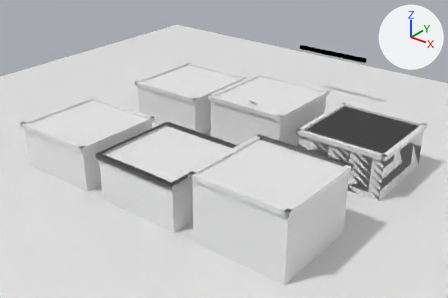
Renders of the Blender file scene02.blend from each side of a commit.
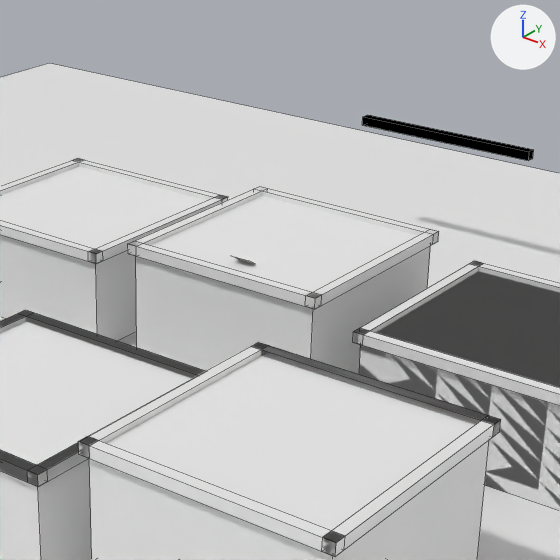
Each version appears first whole from a camera (50 mm lens) standing at (79.3, -91.4, 65.6) and looking at (-2.6, 10.9, 2.1), and next in a close-up on the part from 35% to 84% of the width and 0% to 74% of the height. The axes (+X, +Y, +Z) are drawn at upper right. The lights are the same throughout. The close-ups show mesh edges as thin lines.
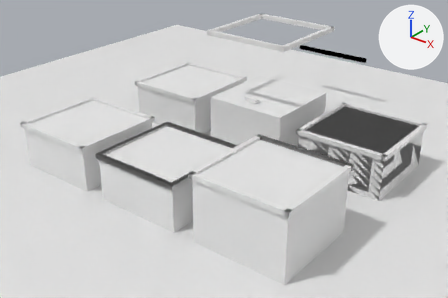
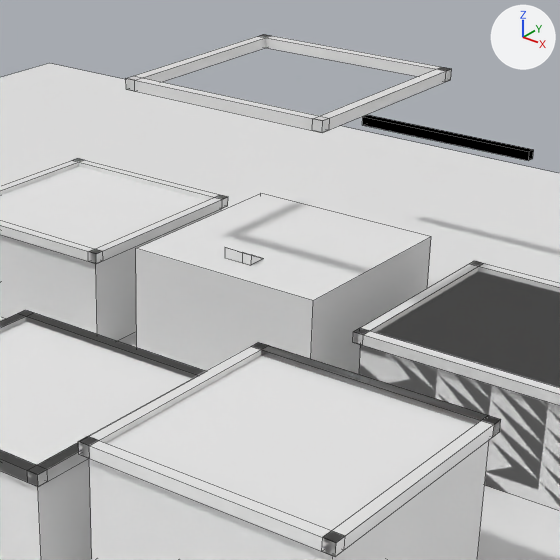
What differs and where, as boxes [x1, y1, x2, y2] in the close-ups (560 x 560 px):
'Cube.024', moved: before [128, 186, 439, 309]; after [126, 34, 452, 133]
'Plane.001', reshaped, moved, turned: before [233, 256, 254, 264]; after [225, 248, 263, 265]
part 1 of me_plane_001, added: after [225, 248, 263, 265]

What changed in the scene script:
```text
Change me_plane_001:
    where me_plane_001.from_pydata(...)  # 4 vertices, 1 face; spans x -1.0..1.0, y -1.0..1.0, z 0.0
    used by ob_plane_001; location = (0.17, 18.44, 12.21); rotation_euler = (8.873, 0.0, 0.0), in degrees (148, 0, 0)
    verts and faces of me_plane_001; kept vertices keep their numbers, new ones are numbered from 4
    before: 1 (1.0, -1.0, 0.0), 2 (-1.0, 1.0, 0.0), 3 (1.0, 1.0, 0.0) at pixel (248, 260)
    me_plane_001 part 1
    add verts[4] = (1.0, 1.0, 0.0)  # pixel (254, 256)
    add verts[5] = (1.0, -1.0, 1.0)  # pixel (242, 252)
    add verts[6] = (1.0, -1.0, 0.0)  # pixel (242, 262)
    add for new, old in zip([7, 8, 9], [4, 5, 6]): verts[new] = verts[old] + (1.0, 0.0, 0.0)
    add verts[10] = (1.0, -1.0, 0.0)  # pixel (242, 262)
    add verts[11] = (-1.0, -1.0, 1.0)  # pixel (224, 247)
    add verts[12] = (-1.0, -1.0, 0.0)  # pixel (224, 257)
    add faces += [(1, 10, 4, 3), (2, 3, 5, 11), (5, 6, 12, 11), (2, 11, 12), (4, 7, 8, 5), (7, 9, 8)]
    add faces += [(4, 6, 9, 7), (5, 8, 9, 6)]
Change ob_plane_001:
    ob_plane_001.rotation_euler: (8.873, 0.0, 0.0) -> (0.0, 0.0, 0.0)  # degrees (148, 0, 0) -> degrees (0, 0, 0)
    ob_plane_001.location: (0.17, 18.44, 12.21) -> (-1.02, 19.22, 12.05)
Change ob_cube_024:
    ob_cube_024.location: (0.0, 15.0, 12.0) -> (0.0, 15.0, 27.71)
```
